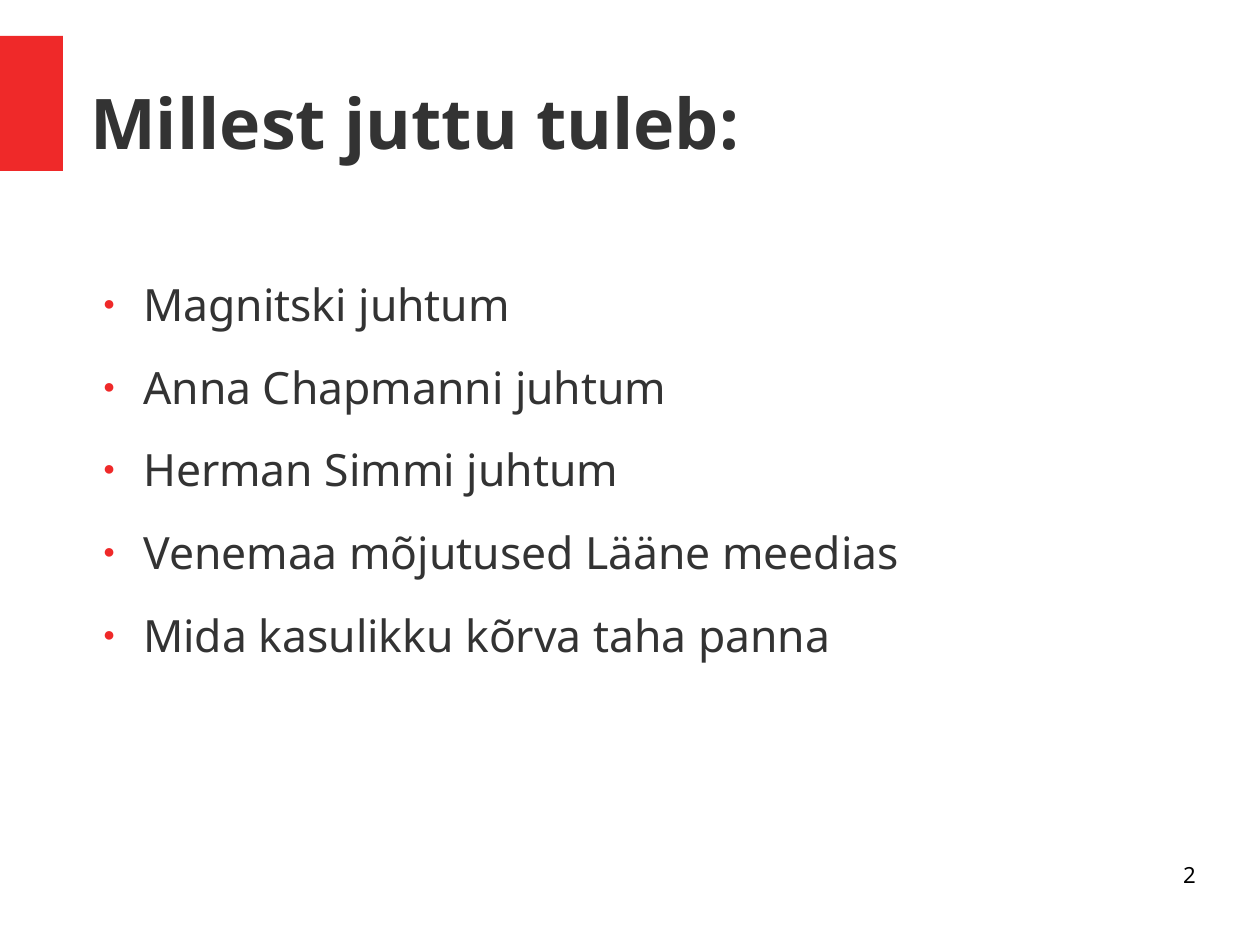
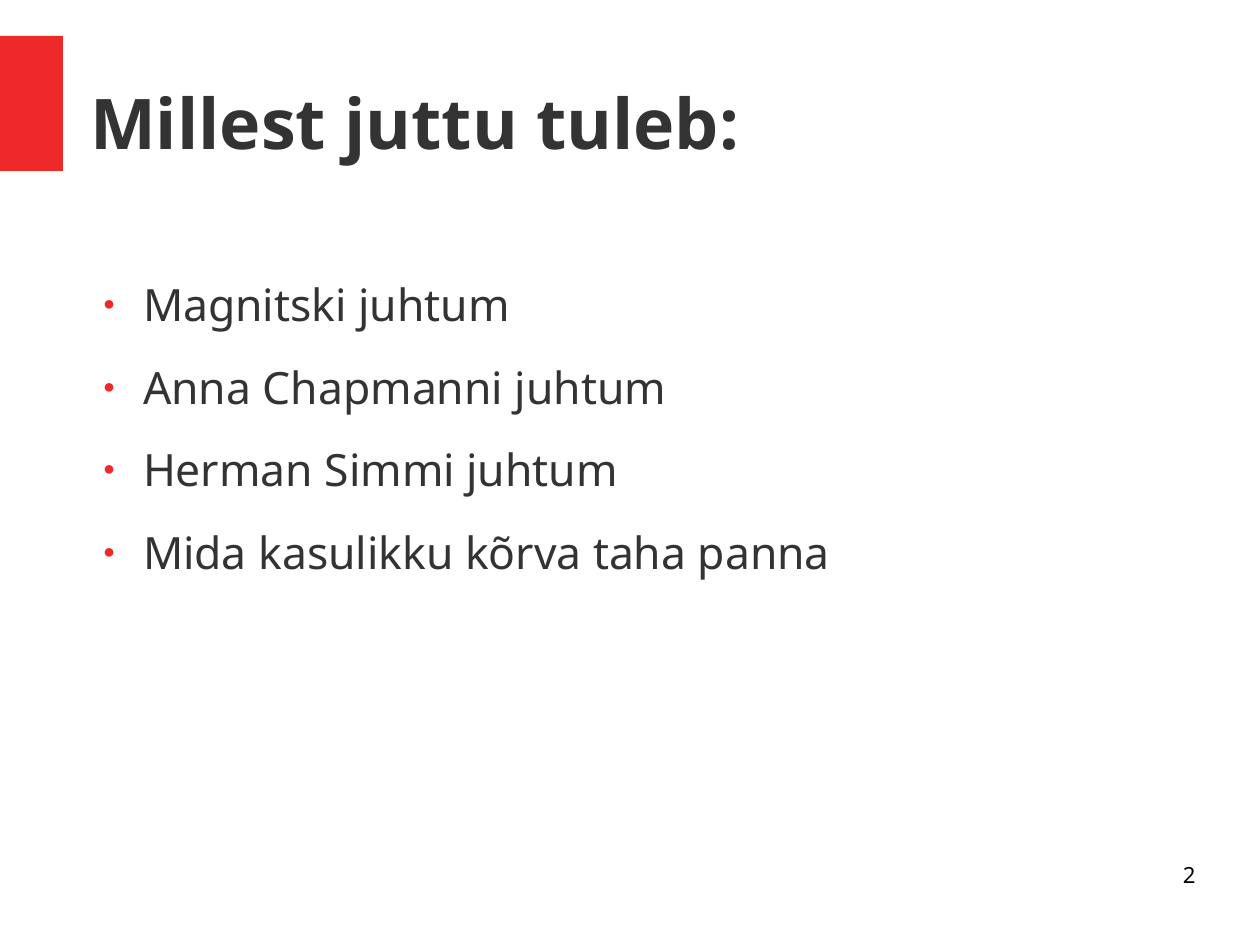
Before and after one commit to kaabugavehkija/kaabugavehkija.github.io, a slide deck: slide 2 of Ettekanne/Ettekanne_mustasaar.ppt. Drawn at 1260x945 pixels with LibreOffice and Linux fonts; fonts in the diff are those of the drawing. Boxes give left, top, right and bottom in pixels: in the first picture for what was removed or moved away, otherwise in the second. Text is boxed around its words. In the diff, an @@ line names an element or a change of style, - is before the commit and + after.

```diff
--- a/Ettekanne/Ettekanne_mustasaar.ppt
+++ b/Ettekanne/Ettekanne_mustasaar.ppt
@@ text "Magnitski juhtum" at box(143, 287, 830, 580): indent changed @@
@@ text at box(143, 535, 898, 580): paragraph removed @@
-● Venemaa mõjutused Lääne meedias
```
Also in this commit, not shown: 1 other slide changed, 1 slide added, 1 other file.
